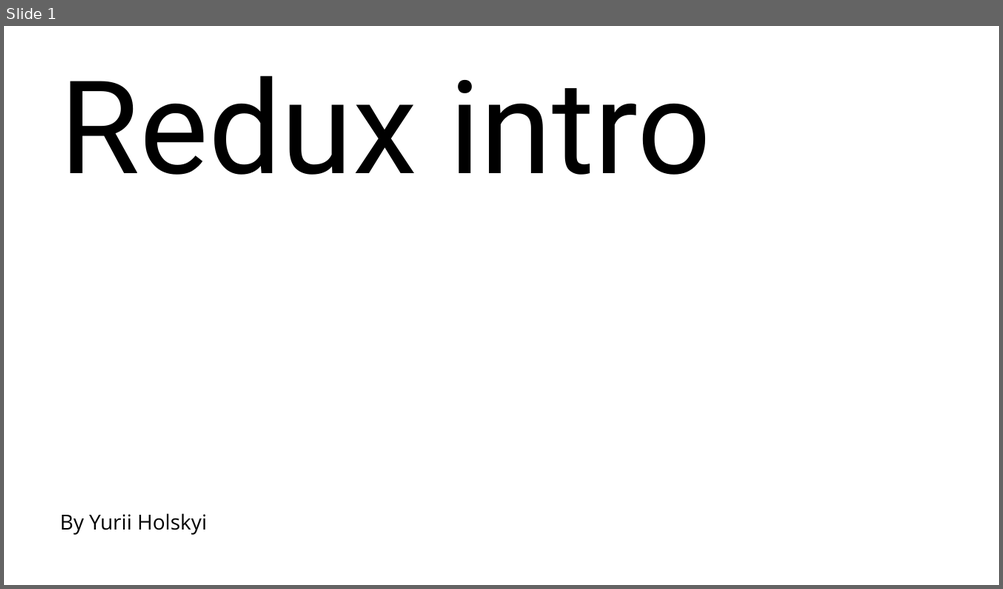
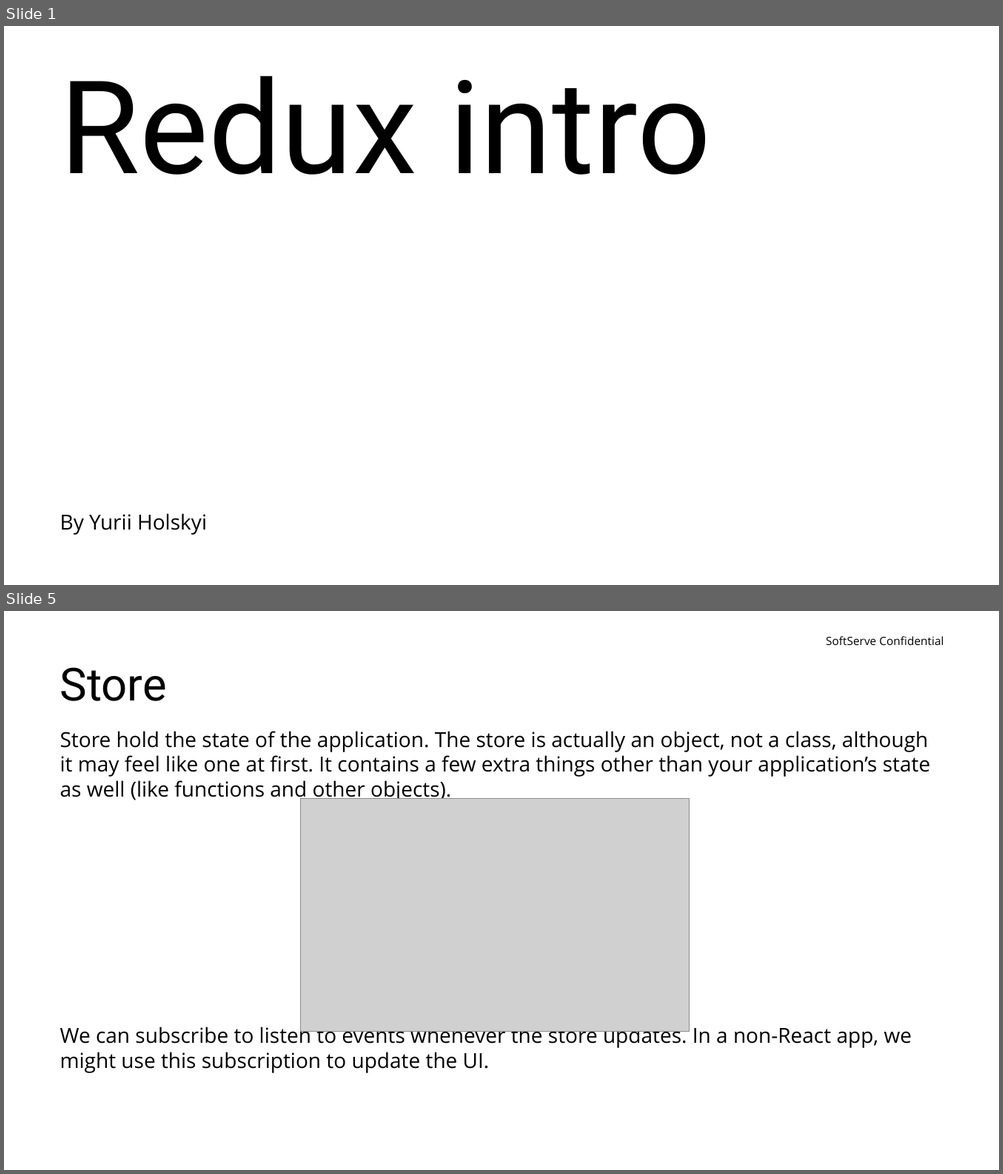
Before and after one commit to yuriiholskiy/Lv-469.node, a slide deck: perfomances/redux-intro(Yurii Holskyi).pptx. Shown one above the other, each under a label of ours: slide 1 before the commit, slides 1 and 5 after it; the slides between them are not shown. The pictures are 1003x589 and 1003x1174 pixels, drawn with LibreOffice and Linux fonts; fonts in the diff are those of the drawing; grey boxes stand for pictures; background and template pictures are left out. Boxes give left, top, right and bottom in pixels: in the first picture for what was removed or moved away, otherwise in the second. Text is boxed around its words. In the diff, an @@ line names an element or a change of style, - is before the commit and + after.

```diff
--- a/perfomances/redux-intro(Yurii Holskyi).pptx
+++ b/perfomances/redux-intro(Yurii Holskyi).pptx
@@ slide 5 added at [4, 611, 999, 1170], background #FFFFFF @@
@@ text added at [825, 636, 943, 645], 11 pt, text #000000 @@
+SoftServe Confidential
@@ title added at [60, 667, 167, 701], 44 pt, text #000000 @@
+Store
@@ text added at [60, 731, 930, 1073], 20 pt, text #000000 @@
+Store hold the state of the application. The store is actually an object, not a class, although it may feel like one at first. It contains a few extra things other than your application’s state as well (like functions and other objects).
+We can subscribe to listen to events whenever the store updates. In a non-React app, we might use this subscription to update the UI.
@@ picture added at [301, 799, 690, 1032] @@
```
Also in this commit, not shown: 1 slide changed, 14 other slides added, 15 other files.
